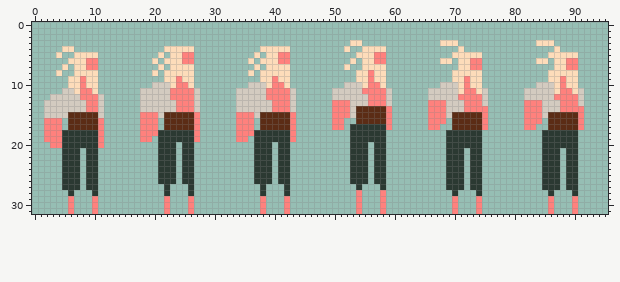
Sprite sheet -- Assets/Character/Sprites/idle.png. Above: the version before the commit.
The file is 96x32 pixels. Colours within 5 levels of each other are drawn and written as one.
New version:
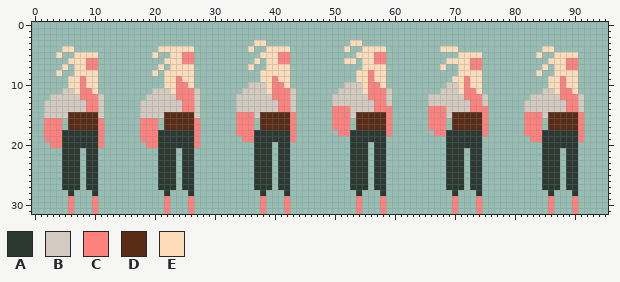
Palette (. is transparent): A #2b3932  B #d3cbc0  C #ff817d  D #5b2c15  E #fddcba
Commit message: Tweak character animations for idle and walk
Difference:
Changed rows in their new state; - is an unchanged pixel.
first column x 18:
 3 -------------------EE-----------------------------...-------------...-----
 4 ---E--------------E-.-----------------------------EEE.-------------EE.----
 5 --E.---------------.E-------------------------------.-------------E-.-----
 6 --.---------------.E.-------------E---------------.-E-------------..E-----
 7 ------------------E.--------------.---------------E----------------E------
 8 ------------------.---------------------------------.-------------E-.-----
10 --..E---------------------------------------------.---------------..E-----
11 ..---E----------.----E----------.----E----------..-------.------...------.
12 .----B---------------B-------------------------------B----------.----B----
13 ------B---------------B---------BBB---B---------BBB---B---------BBB---B---
14 ------B---------------B-------------BBBCC-------------B---------BBB---B--B
15 BBB------B----------------------------------------------------------------
16 ----------------------------------C---------------------------------------
17 ----------------------------------C.DDDDD---------C---------------C-------
18 ---------------------------------CC------C-------CC------C------CCC------C
19 --C-------------.-C----------------------------------------------CC------C
20 -CC---A--C----------------------------------------------------------------
first column x 21:
27 A-A-A-----------A-A-A-----------A-A-A-
28 ---------------------------------A---A
